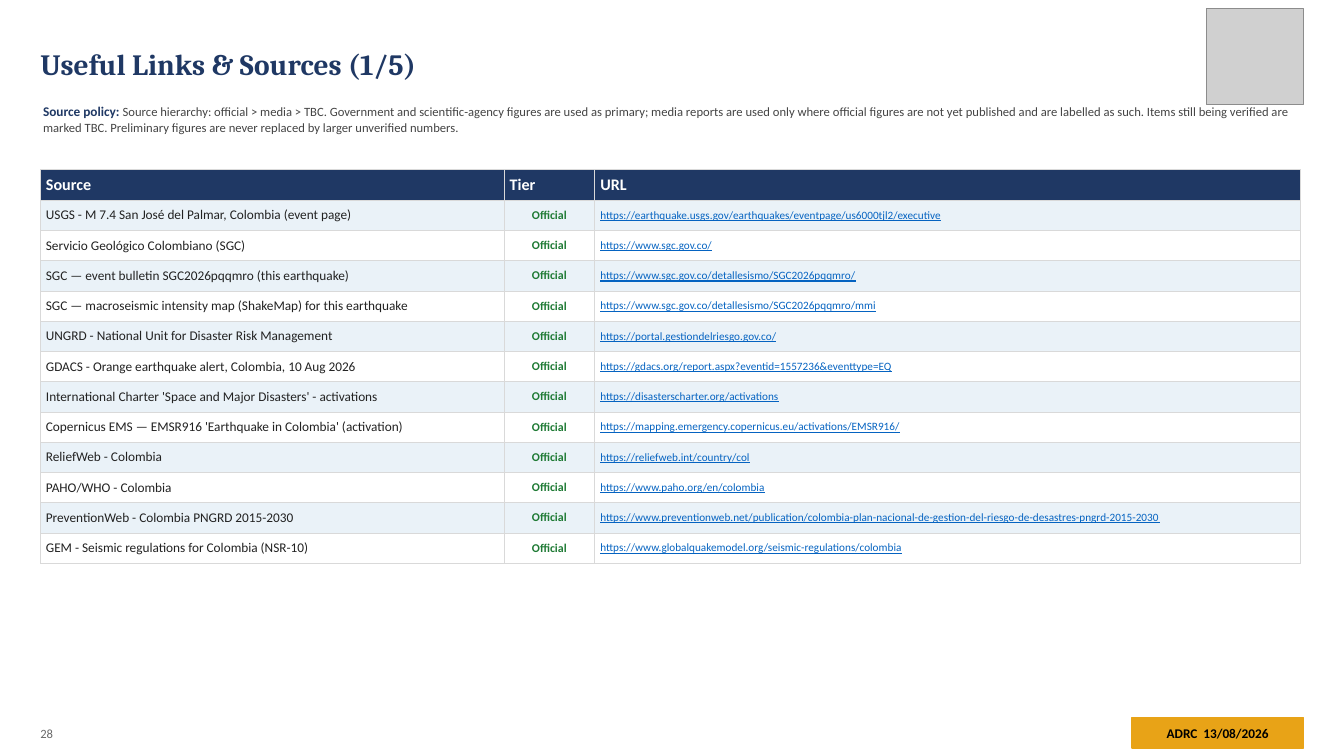
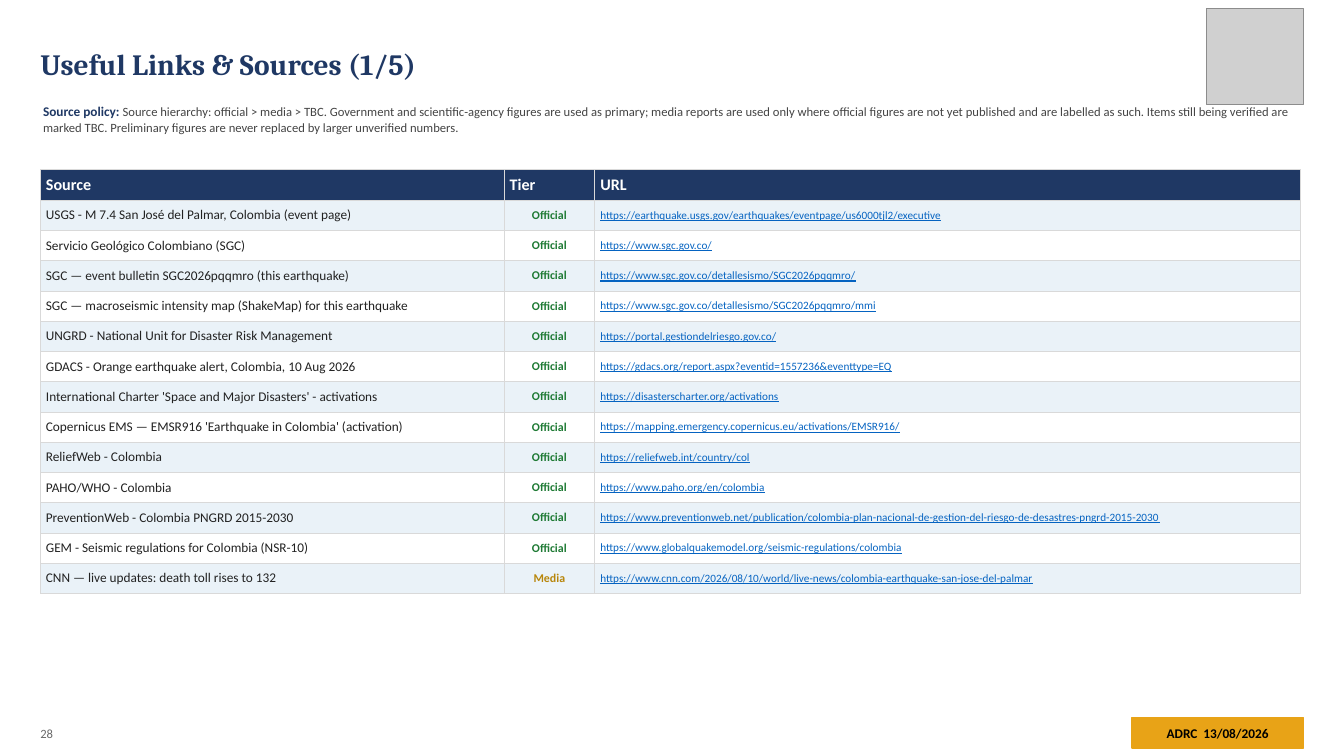
Before and after one commit to kochobi-max/whatsmap, a slide deck: slide 28 of reports/colombia_eq_20260810/output/ADRC_EQ_COL_Choco_20260810_EN.pptx. Drawn at 1344x756 pixels with LibreOffice and Linux fonts; fonts in the diff are those of the drawing; grey boxes stand for pictures. Boxes give left, top, right and bottom in pixels: in the first picture for what was removed or moved away, otherwise in the second. Text is boxed around its words. In the diff, an @@ line names an element or a change of style, - is before the commit and + after.

```diff
--- a/reports/colombia_eq_20260810/output/ADRC_EQ_COL_Choco_20260810_EN.pptx
+++ b/reports/colombia_eq_20260810/output/ADRC_EQ_COL_Choco_20260810_EN.pptx
@@ table at [40,169,1301,588] @@
+row 14: CNN — live updates: death toll rises to 132 | Media | https://www.cnn.com/2026/08/10/world/live-news/colombia-earthquake-san-jose-del-palmar
```
Also in this commit, not shown: 12 other slides changed, 7 other files.
